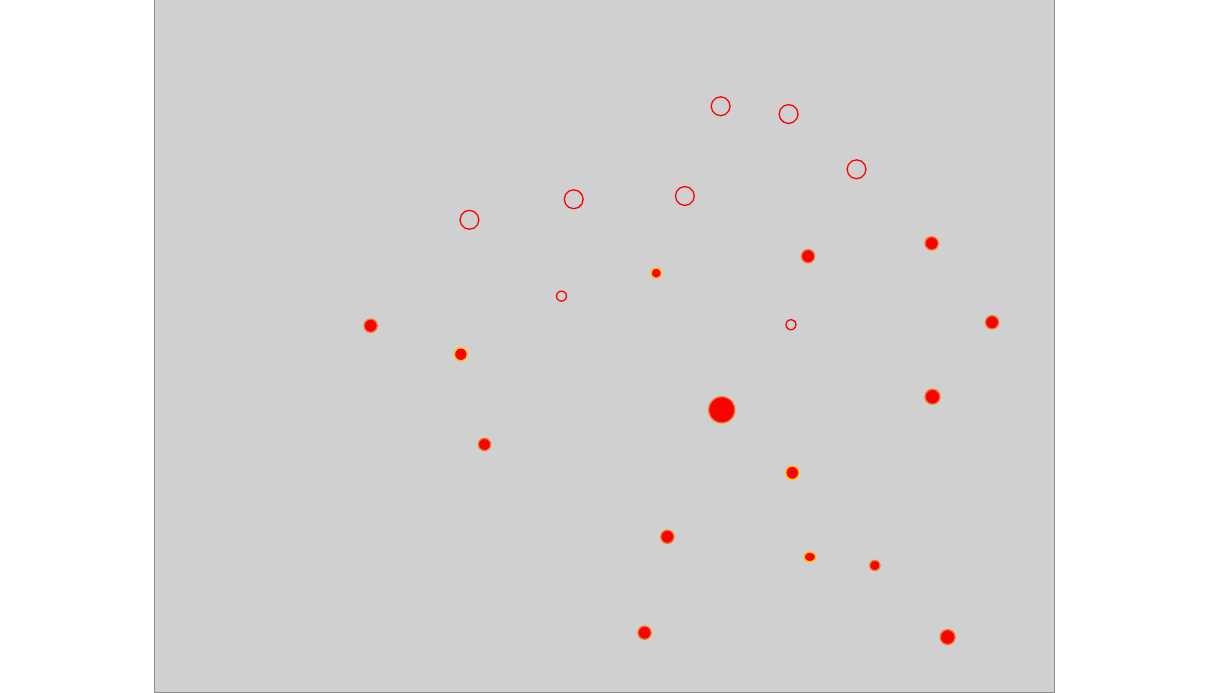
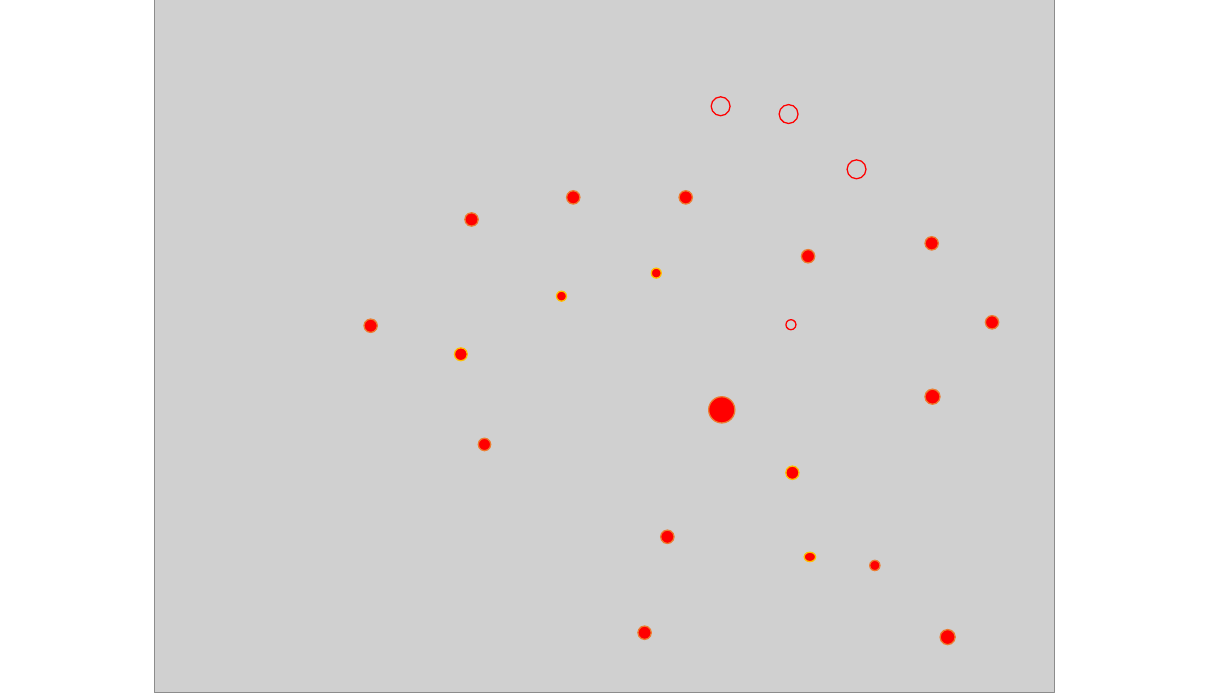
Before and after one commit to caroan/MyWebStudy, a slide deck: slide 1 of 교육상황.pptx (slide 2 before the commit). Drawn at 1232x693 pixels with LibreOffice and Linux fonts; fonts in the diff are those of the drawing; grey boxes stand for pictures. Boxes give left, top, right and bottom in pixels: in the first picture for what was removed or moved away, otherwise in the second. Text is boxed around its words. In the diff, an @@ line names an element or a change of style, - is before the commit and + after.

```diff
--- a/교육상황.pptx
+++ b/교육상황.pptx
@@ ellipse: place and size @@
-ellipse at <box>565,189,583,208</box>
+ellipse at <box>567,190,580,204</box>
@@ fill none to #FF0000; outline #FF0000 1 pt to #ED7D31 1 pt in 3 elements at <box>567,190,580,204</box>, <box>465,213,479,226</box>, <box>679,190,693,204</box> @@
@@ ellipse: place and size @@
-ellipse at <box>460,211,479,229</box>
+ellipse at <box>465,213,479,226</box>
@@ ellipse at <box>556,291,567,301</box>: fill none to #FF0000; outline #FF0000 1 pt to #FFC000 1 pt @@
```
Also in this commit, not shown: 1 slide removed.
